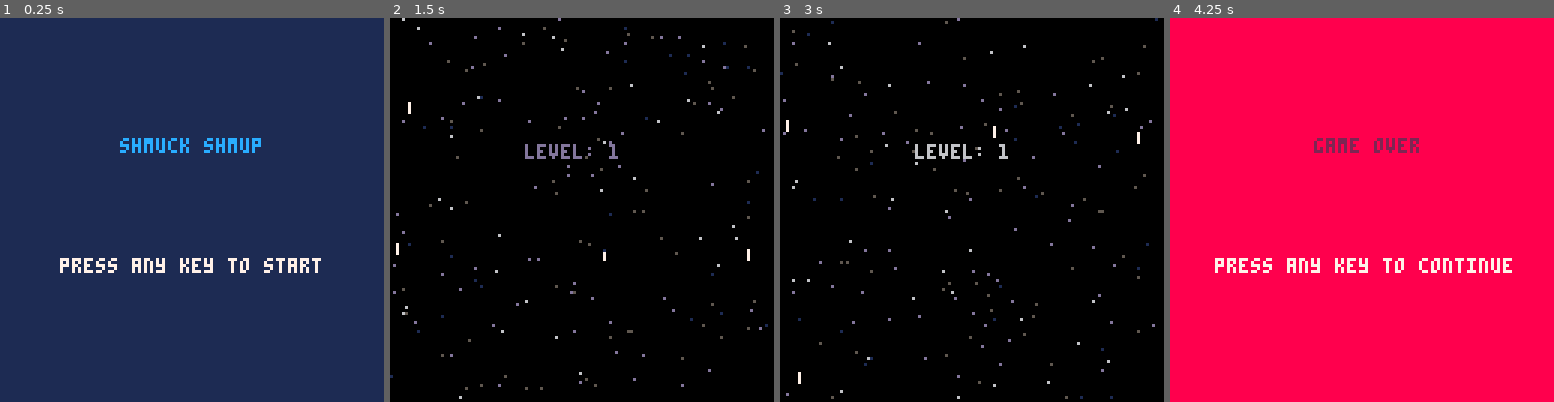
Above: before the commit, frames 1-4 (left to right).
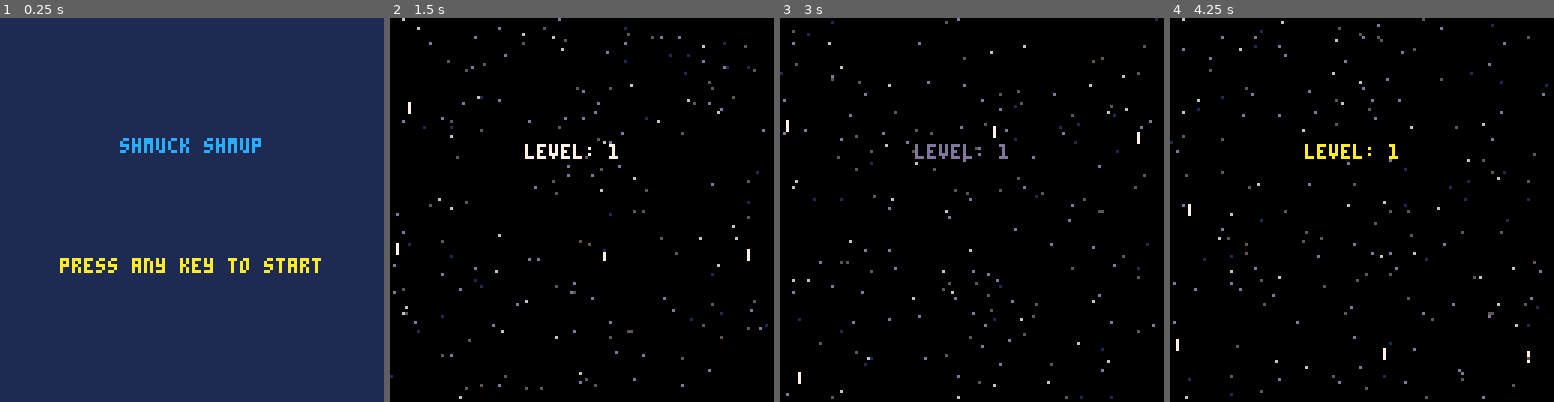
Above: after the commit, the same moments.

Repository: CalebmKopp/shmuptut
Game: PICO-8 cartridge shmup.p8
Two runs of this game, one before a commit and one after it. Both use one fixed random seed, a clock stepped at 60 frames per second and the inputs below.
Inputs:
- Up to frame 1 (0.25 s): no input
- Up to frame 2 (1.5 s): tap X (X key) at 0.33, 1.07 s; tap O (Z key) at 0.7 s
- Up to frame 3 (3 s): hold Right 1.6-2.1 s; tap O (Z key) every 0.4 s from 1.7 to 2.9 s; tap X (X key) at 1.85, 2.97 s; hold Up 2.15-2.42 s; hold Right from 2.47 s (still down)
- Up to frame 4 (4.25 s): release Right at 3.03 s; hold Left 3.08-3.58 s; tap O (Z key) at 3.3, 3.7, 4.1 s; hold Down 3.63-3.97 s; hold Right from 4.02 s (still down); tap X (X key) at 4.08 s

The runs differ from the first frame. In frame 1, 1.1% of the frame differs, in the area x 15-84%, y 62-67%; in frame 2, 0.3%; in frame 3, 0.3%; in frame 4, 100%, in the area x 0-100%, y 0-100%.

Commit message:
changing blink frames, and keeping levelscreen up only 4 seconds

Diff:
--- a/shmup.p8
+++ b/shmup.p8
@@ -6,6 +6,7 @@
 	-- this is called once at start
 	cls(0)
 	t=0
+	levelt = 0
 	mode="start"
 	start_levelcount()
 	start_stars()
@@ -129,7 +130,7 @@
 end
 
 function blink()
-	local blink_cols={7,7,7,7,7,7,7,7,7,7,7,7,7,7,7,7,7,7,7,7,7,7,7,7,7,7,7,7,7,7,6,6,6,6,6,6,6,6,6,6,6,6,6,6,6,13,13,13,13,13,13,13,13,13,13,13,13,13,13,13,}
+	local blink_cols={10,10,10,10,10,10,10,10,10,10,10,10,10,7,7,7,7,7,7,7,7,7,13,13,13,13,13,13,13,13,13,13}
 	return blink_cols[t%#blink_cols+1]
 end
 -->8
@@ -225,7 +226,8 @@
 
 function update_level()
 	ani_stars()
-	if t>121 then
+	levelt+=1
+	if levelt>121 then
 		startgame()
 	end
 end
